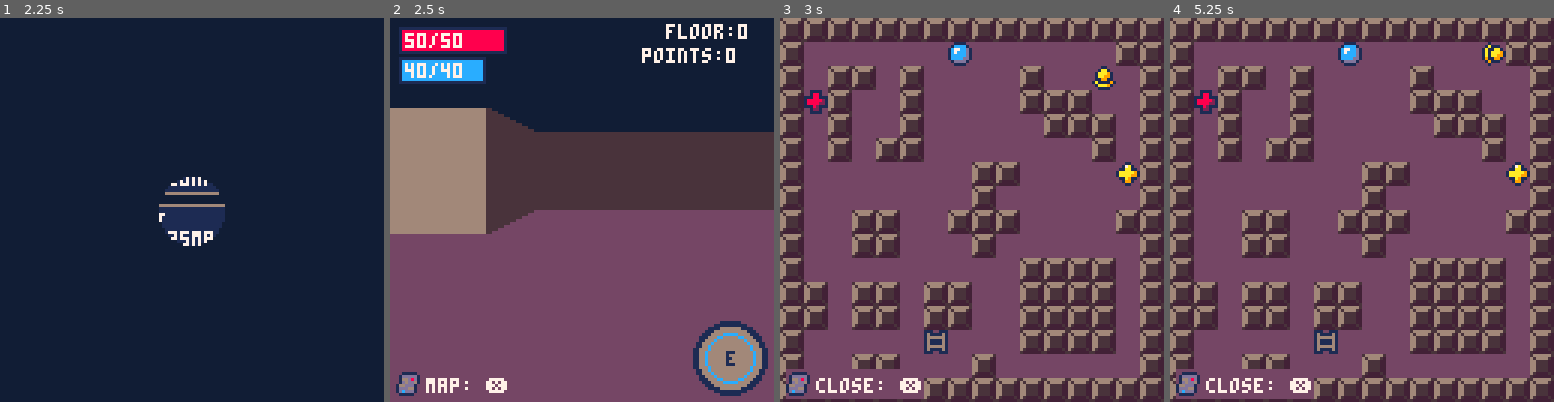
Above: before the commit, frames 1-4 (left to right).
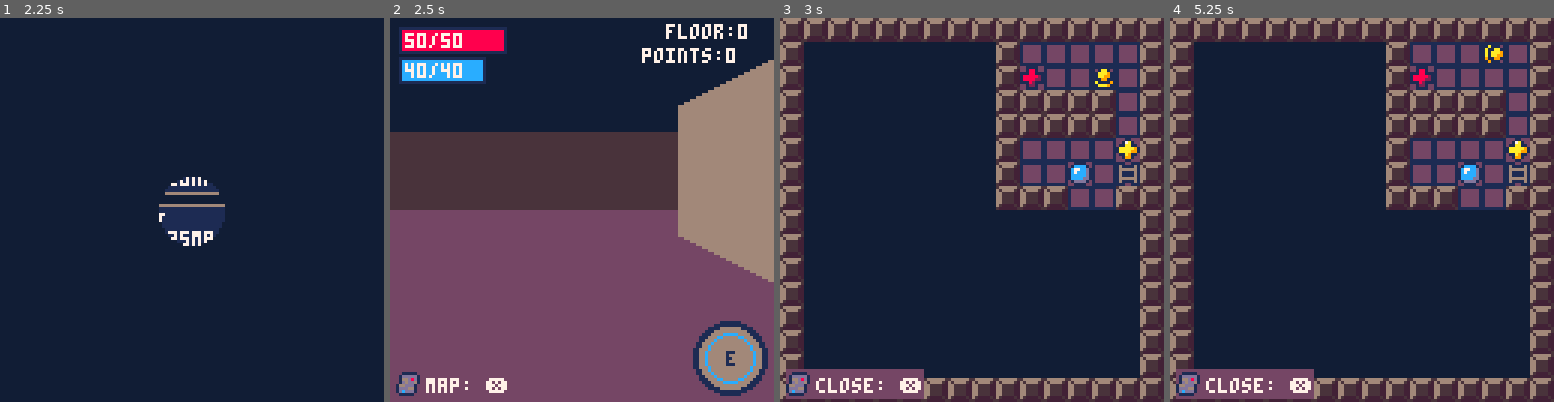
Above: after the commit, the same moments.

Repository: roseblack02/Pico8-Mystic
Game: PICO-8 cartridge mystic_dungeon.p8
The game is run twice, just before and just after one commit, with the same random seed, the same clock (stepped at 60 frames per second) and the same inputs.
Inputs:
- Up to frame 1 (2.25 s): tap X (X key) at 0.33, 1.07, 1.85 s; tap O (Z key) at 0.7, 1.7, 2.1 s; hold Right 1.6-2.1 s; hold Up from 2.15 s (still down)
- Up to frame 2 (2.5 s): release Up at 2.42 s; hold Right from 2.47 s (still down)
- Up to frame 3 (3 s): keep holding Right; tap O (Z key) at 2.5, 2.9 s; tap X (X key) at 2.97 s
- Up to frame 4 (5.25 s): release Right at 3.03 s; hold Left 3.08-3.58 s; tap O (Z key) every 0.4 s from 3.3 to 4.9 s; hold Down 3.63-3.97 s; hold Right 4.02-4.68 s; tap X (X key) at 4.08, 5.2 s; hold Up 4.73-5.03 s; hold Left from 5.08 s (still down)

Frame 1 is identical in both runs. In frame 2, 21% of the frame differs, in the area x 0-100%, y 10-69%; in frame 3, 69%, in the area x 6-94%, y 6-94%; in frame 4, 69%.

Commit message:
Added new rooms with a doors list
rooms now have a list of booleans to show if there is a door on the top, right, bottom, or left

Diff:
--- a/mystic_dungeon.p8
+++ b/mystic_dungeon.p8
@@ -1496,60 +1496,142 @@
 	--list of room types
 	--each room is a list of tiles
 	--2 is wall 18 is floor
+	--boolean for if a door is on top,right,bottom,left clockwise
 	local rooms={}
-	add(rooms,split("2,2,18,18,18,18,2,2,2,18,18,18,18,18,18,2,18,18,2,2,2,2,18,18,18,18,2,2,2,2,18,18,18,18,2,2,2,2,18,18,18,18,2,2,2,2,18,18,2,18,18,18,18,18,18,2,2,2,18,18,18,18,2,2"))
-
-	add(rooms,split("18,18,18,2,2,18,18,18,18,18,18,18,18,18,18,18,18,18,2,2,2,2,18,18,18,18,2,18,18,18,18,18,18,18,2,18,18,18,18,18,18,18,2,2,2,2,18,18,18,18,18,18,18,18,18,18,18,18,18,2,2,18,18,18"))
-
-	add(rooms,split("2,2,18,18,18,18,2,2,2,18,18,18,18,18,18,2,18,18,18,18,18,18,18,18,2,2,2,2,18,18,18,18,2,2,2,2,18,18,18,18,18,18,18,18,18,18,18,18,2,18,18,18,18,18,18,2,2,2,18,18,18,18,2,2"))
-
-	add(rooms,split("2,2,18,18,18,18,2,2,2,18,18,18,18,18,18,2,18,18,18,18,18,18,18,18,18,18,18,18,2,2,2,2,18,18,18,18,2,2,2,2,18,18,18,18,18,18,18,18,2,18,18,18,18,18,18,2,2,2,18,18,18,18,2,2"))
-
-	add(rooms,split("18,18,18,18,18,18,18,18,18,18,18,18,18,18,18,18,18,18,18,2,2,18,18,18,2,18,2,2,2,2,18,2,2,18,2,2,2,2,18,2,18,18,18,2,2,18,18,18,18,18,18,18,18,18,18,18,18,18,18,18,18,18,18,18"))
-
-	add(rooms,split("2,2,18,2,2,18,2,2,2,18,18,2,2,18,18,2,18,18,18,2,2,18,18,18,18,18,18,2,2,18,18,18,18,18,18,18,18,18,18,18,18,18,18,18,18,18,18,18,2,18,18,18,18,18,18,2,2,2,18,18,18,18,2,2"))
-
-	add(rooms,split("2,2,18,18,18,18,2,2,2,18,18,18,18,18,18,2,18,18,18,18,18,18,18,18,18,18,18,18,18,18,18,18,18,18,18,2,2,18,18,18,18,18,18,2,2,18,18,18,2,18,18,2,2,18,18,2,2,2,18,2,2,18,2,2"))
-
-	add(rooms,split("2,2,18,18,18,18,2,2,2,18,18,18,18,18,18,2,18,18,2,18,18,2,18,18,18,18,2,18,18,2,18,18,18,18,2,18,18,2,18,18,18,18,2,2,2,2,18,18,18,18,18,18,18,18,18,2,18,18,18,18,18,18,2,2"))
-
-	add(rooms,split("18,18,18,18,18,18,18,18,18,18,18,18,18,18,18,18,18,18,2,2,2,2,18,18,18,18,2,18,18,18,18,18,18,18,18,18,18,2,18,18,18,18,2,2,2,2,18,18,18,18,18,18,18,18,18,18,18,18,18,18,18,18,18,18"))
-
-	add(rooms,split("2,2,18,18,18,18,2,2,2,18,18,18,18,18,18,2,18,18,18,2,2,18,18,18,18,18,18,2,2,18,18,18,18,18,2,2,18,18,18,18,18,18,2,2,18,18,18,18,2,18,18,18,18,18,18,18,2,2,18,18,18,18,18,18"))
-
-	add(rooms,split("2,18,18,2,2,18,18,2,18,18,18,2,2,18,18,18,18,18,18,18,18,18,18,18,2,2,18,2,2,18,2,2,2,2,18,2,2,18,2,2,18,18,18,18,18,18,18,18,18,18,18,2,2,18,18,18,2,18,18,2,2,18,18,2"))
-
-	add(rooms,split("2,18,18,18,18,18,18,2,18,18,18,18,18,18,18,18,18,18,2,2,2,2,18,18,18,18,2,18,18,2,2,2,18,18,18,18,18,2,2,2,18,18,2,2,2,2,18,18,18,18,18,18,18,18,18,18,2,18,18,18,18,18,18,2"))
-
-	add(rooms,split("2,18,18,18,18,18,18,2,18,18,18,18,18,18,18,18,18,18,2,18,18,2,18,18,2,2,2,2,2,2,18,18,2,2,2,2,2,2,18,18,18,18,2,18,18,2,18,18,18,18,18,18,18,18,18,18,2,18,18,18,18,18,18,2"))
-
-	add(rooms,split("2,2,18,2,2,18,2,2,2,18,18,2,2,18,18,2,18,18,18,18,18,18,18,18,18,18,18,2,2,18,18,18,18,18,18,2,2,18,18,18,18,18,18,18,18,18,18,18,2,18,18,2,2,18,18,2,2,2,18,2,2,18,2,2"))
-
-	add(rooms,split("2,18,18,18,18,18,2,2,18,18,18,18,18,18,2,18,18,18,2,2,18,18,18,18,18,18,18,2,2,18,18,18,18,18,18,2,2,18,18,18,18,18,18,18,2,2,18,18,18,2,18,18,18,18,18,18,2,2,18,18,18,18,18,2"))
-
-	--create new map for next floor
-	local new_map = {}
-
-	for i=0,1 do
-		---choose random rooms
-		local random_room_1=flr(rnd(#rooms))+1
-		local random_room_2=flr(rnd(#rooms))+1
-
-		--add numbers row by row
-		for row=1,64,8 do
-			--8 tiles from first map
-			for field=0,7 do
-				add(new_map,rooms[random_room_1][row+field])
-			end
-
-			--8 tiles from second map
-			for field=0,7 do
-				add(new_map,rooms[random_room_2][row+field])
-			end
-		end
-	end
-
-	--loop through map
+	add(rooms,{split([[2,2,2,18,18,2,2,2,
+					2,18,18,18,18,18,18,2,
+					2,18,2,2,2,2,18,2,
+					18,18,18,18,18,2,18,18,
+					18,18,2,18,18,18,18,18,
+					2,18,2,2,2,2,18,2,
+					2,18,18,18,18,18,18,2,
+					2,2,2,18,18,2,2,2]]),
+				{true,true,true,true}})
+
+	add(rooms,{split([[2,2,2,18,18,2,2,2,
+					2,18,18,18,18,18,18,2,
+					2,18,18,18,18,18,18,2,
+					2,2,2,2,2,18,18,18,
+					2,2,2,2,2,18,18,18,
+					2,18,18,18,18,18,18,2,
+					2,18,18,18,18,18,18,2,
+					2,2,2,18,18,2,2,2]]),
+				{true,true,true,false}})
+
+	add(rooms,{split([[2,2,2,2,2,2,2,2,
+					2,18,18,2,2,18,18,2,
+					2,18,18,2,2,18,18,2,
+					18,18,18,2,2,18,18,18,
+					18,18,2,2,2,2,18,18,
+					2,18,2,2,2,2,18,2,
+					2,18,18,18,18,18,18,2,
+					2,2,2,18,18,2,2,2]]),
+				{false,true,true,true}})
+
+	add(rooms,{split([[2,2,2,18,18,2,2,2,
+					2,2,2,18,18,2,2,2,
+					2,2,2,18,18,2,2,2,
+					18,18,18,18,18,18,18,18,
+					18,18,18,18,18,18,18,18,
+					2,2,2,18,18,2,2,2,
+					2,2,2,18,18,2,2,2,
+					2,2,2,18,18,2,2,2]]),
+				{true,true,true,true}})
+
+	add(rooms,{split([[2,2,2,18,18,2,2,2,
+					2,18,18,18,18,18,18,2,
+					2,18,18,18,18,18,18,2,
+					2,2,2,18,18,2,2,2,
+					2,2,2,18,18,2,2,2,
+					2,18,18,18,18,18,18,2,
+					2,18,18,18,18,18,18,2,
+					2,2,2,18,18,2,2,2]]),
+				{true,false,true,false}})
+
+	add(rooms,{split([[2,2,2,18,18,2,2,2,
+					2,18,18,18,18,18,18,2,
+					2,18,18,18,18,18,18,2,
+					18,18,18,2,2,2,2,2,
+					18,18,18,2,2,2,2,2,
+					2,18,18,18,18,18,18,2,
+					2,18,18,18,18,18,18,2,
+					2,2,2,18,18,2,2,2]]),
+				{true,false,true,true}})
+
+	add(rooms,{split([[2,2,2,18,18,2,2,2,
+					2,18,2,18,18,18,18,2,
+					2,18,2,18,18,18,18,2,
+					18,18,2,18,18,18,18,18,
+					18,18,18,18,18,2,18,18,
+					2,18,18,18,18,2,18,2,
+					2,18,18,18,18,2,18,2,
+					2,2,2,18,18,2,2,2]]),
+				{true,true,true,true}})
+
+	add(rooms,{split([[2,2,2,18,18,2,2,2,
+					2,18,18,18,18,18,18,2,
+					2,18,2,2,2,2,18,2,
+					18,18,2,2,2,2,18,18,
+					18,18,18,2,2,18,18,18,
+					2,18,18,2,2,18,18,2,
+					2,18,18,2,2,18,18,2,
+					2,2,2,2,2,2,2,2]]),
+				{true,true,false,true}})
+
+	--debug data
+	----------------------
+	local room_tile_data=""
+	local tile_count=0
+	local room_door_data=""
+	local door_count=0
+	for room in all(rooms) do
+		for tile in all(room[1]) do
+			room_tile_data=room_tile_data.. tostr(tile).. ","
+			tile_count+=1
+			if tile_count%8==0 then
+				room_tile_data=room_tile_data.. "\n"
+			end
+			if tile_count%64==0 then
+				room_tile_data=room_tile_data.. "\n\n"
+			end
+		end
+
+		for door in all(room[2]) do
+			room_door_data=room_door_data.. tostr(door).. ","
+			door_count+=1
+			if door_count%4==0 then
+				room_door_data=room_door_data	.. "\n\n"
+			end
+		end
+	end
+
+	printh(room_tile_data,"md_room_tiles.txt",1)
+	printh(room_door_data,"md_room_doors.txt",1)
+	-----------------------------
+
+	--new map
+	local new_map={}
+
+	--generate first room until it has a door on either the right or bottom
+	repeat
+		local rand_room=flr(rnd(#rooms))+1
+	until rooms[rand_room][2][2] or rooms[rand_room][2][3]
+
+	add(new_map,rooms[rand_room])
+
+	local tile_counter=1
+	for x=0,8 do
+		for y=0,8 do
+			--place map tiles
+			mset(x,y,new_map[tile_counter])
+
+			--increment room tiles
+			tile_counter+=1
+		end
+	end
+
+
+	--[[loop through map
 	local tile_counter=1
 	for x=0,15 do
 		for y=0,15 do
@@ -1559,7 +1641,7 @@
 			--increment room tiles
 			tile_counter+=1
 		end
-	end
+	end--]]
 
 	--place outer walls
 	for outer_x=0,15 do
@@ -1988,14 +2070,14 @@
 0070070001aa9910665555ff1a3ccd2100000000011878888888811000000000000711ccccccccccccccc7c77c11000066666666666600005555555555550000
 000000000019910065ffff5f41ccd2140000000001187888888881100000000000071ccccccccccccccccc7cccc1100066666666666666005555555555555500
 00000000000110005ffffff5441111440000070001187888888881100000000000111ccccccc7777cccccc7cccc1110066666666666666665555555555555555
-00111110000110004444444444111144000007000118888888888110000000000011cccccc777777777ccc7ccccd110000000000000000000000000000000000
-01ddddd1001aa100444444444418814401117177111888888888211111111110011cccccc77777777777cc7ccccdd11000000000000000000000000000000000
-0166d8d101aaa910444444441118811111111711111888888888211111111111011ccccc777777777777cccccccdd11000000000000000000000000000000000
-01d6dd6101aa9910444444441888882111888788888888888882222222222f11011cccc7777777777777cccccccdd11000000000000000000000000000000000
-166ddd1001199110444444441888822111888788888888888882222222222f1111ccccc77777777777cccccccccddd1100000000000000000000000000000000
-1ddd66101a11119144444444111821111188888888888888882222222222ff1111cccc77777777777cccccccccdddd1100000000000000000000000000000000
-1dcddd1001aaa91044444444441221441188888888888888882222222222ff1111cccc7777777777ccccccccccdddd1100000000000000000000000000000000
-01111100001111004444444444111144118888888888888882222222222fff1111cccc77777777ccccccccccccdddd1100000000000000000000000000000000
+00111110000110001111111144111144000007000118888888888110000000000011cccccc777777777ccc7ccccd110000000000000000000000000000000000
+01ddddd1001aa100144444414418814401117177111888888888211111111110011cccccc77777777777cc7ccccdd11000000000000000000000000000000000
+0166d8d101aaa910144444411118811111111711111888888888211111111111011ccccc777777777777cccccccdd11000000000000000000000000000000000
+01d6dd6101aa9910144444411888882111888788888888888882222222222f11011cccc7777777777777cccccccdd11000000000000000000000000000000000
+166ddd1001199110144444411888822111888788888888888882222222222f1111ccccc77777777777cccccccccddd1100000000000000000000000000000000
+1ddd66101a11119114444441111821111188888888888888882222222222ff1111cccc77777777777cccccccccdddd1100000000000000000000000000000000
+1dcddd1001aaa91014444441441221441188888888888888882222222222ff1111cccc7777777777ccccccccccdddd1100000000000000000000000000000000
+01111100001111001111111144111144118888888888888882222222222fff1111cccc77777777ccccccccccccdddd1100000000000000000000000000000000
 00000000000001000000000044111144118888888888888822222222222fff1111cccc7777777ccccccccccccddddd11ff000000000000000111100000000000
 00000000001119100000000041cccc1411888888888888822222222222ffff1111cccc777777cccccccccccccdddd211ffff0000000000001111110000000000
 0000000001aa1191000000001c77ccd11188888888888822222222222fffff1111ccccc7777cccccccccccccddddd211ffffff00000000001166111111111111
@@ -2111,88 +2193,88 @@
 0000010200000000000000000000000002000008000000000000000000000000000001100000000000000000000000000000042000000000000000000000000000000000000000000000000000000000000000000000000000000000000000000000000000000000000000000000000000000000000000000000000000000000
 0000000000000000000000000000000000000000000000000000000000000000000000000000000000000000000000000000000000000000000000000000000000000000000000000000000000000000000000000000000000000000000000000000000000000000000000000000000000000000000000000000000000000000
 __map__
-0212121212120202000000000000000000000000000000000000000000000000000000000000000000000000000000000000000000000000000000000000000000000000000000000000000000000000000000000000000000000000000000000000000000000000000000000000000000000000000000000000000000000000
-1212121212120212000000000000000000000000000000000000000000000000000000000000000000000000000000000000000000000000000000000000000000000000000000000000000000000000000000000000000000000000000000000000000000000000000000000000000000000000000000000000000000000000
-1212020212121212000000000000000000000000000000000000000000000000000000000000000000000000000000000000000000000000000000000000000000000000000000000000000000000000000000000000000000000000000000000000000000000000000000000000000000000000000000000000000000000000
-1212120202121212000000000000000000000000000000000000000000000000000000000000000000000000000000000000000000000000000000000000000000000000000000000000000000000000000000000000000000000000000000000000000000000000000000000000000000000000000000000000000000000000
-1212120202121212000000000000000000000000000000000000000000000000000000000000000000000000000000000000000000000000000000000000000000000000000000000000000000000000000000000000000000000000000000000000000000000000000000000000000000000000000000000000000000000000
-1212121202021212000000000000000000000000000000000000000000000000000000000000000000000000000000000000000000000000000000000000000000000000000000000000000000000000000000000000000000000000000000000000000000000000000000000000000000000000000000000000000000000000
-1202121212121212000000000000000000000000000000000000000000000000000000000000000000000000000000000000000000000000000000000000000000000000000000000000000000000000000000000000000000000000000000000000000000000000000000000000000000000000000000000000000000000000
-0202121212121202000000000000000000000000000000000000000000000000000000000000000000000000000000000000000000000000000000000000000000000000000000000000000000000000000000000000000000000000000000000000000000000000000000000000000000000000000000000000000000000000
-…(77 lines of a section not shown)…
+0202021212020202000202021212020202000202020202020202000202021212020202000202021212020202000202021212020202000202021212020202000202021212020202000000000000000000000000000000000000000000000000000000000000000000000000000000000000000000000000000000000000000000
+0212121212121202000212121212121202000212120202121202000202021212020202000212121212121202000212121212121202000212021212121202000212121212121202000000000000000000000000000000000000000000000000000000000000000000000000000000000000000000000000000000000000000000
+0212020202021202000212121212121202000212120202121202000202021212020202000212121212121202000212121212121202000212021212121202000212020202021202000000000000000000000000000000000000000000000000000000000000000000000000000000000000000000000000000000000000000000
+1212121212021212000202020202121212001212120202121212001212121212121212000202021212020202001212120202020202001212021212121212001212020202021212000000000000000000000000000000000000000000000000000000000000000000000000000000000000000000000000000000000000000000
+1212021212121212000202020202121212001212020202021212001212121212121212000202021212020202001212120202020202001212121212021212001212120202121212000000000000000000000000000000000000000000000000000000000000000000000000000000000000000000000000000000000000000000
+0212020202021202000212121212121202000212020202021202000202021212020202000212121212121202000212121212121202000212121212021202000212120202121202000000000000000000000000000000000000000000000000000000000000000000000000000000000000000000000000000000000000000000
+0212121212121202000212121212121202000212121212121202000202021212020202000212121212121202000212121212121202000212121212021202000212120202121202000000000000000000000000000000000000000000000000000000000000000000000000000000000000000000000000000000000000000000
+0202021212020202000202021212020202000202021212020202000202021212020202000202021212020202000202021212020202000202021212020202000202020202020202000000000000000000000000000000000000000000000000000000000000000000000000000000000000000000000000000000000000000000
+…(77 lines of a section not shown)…
